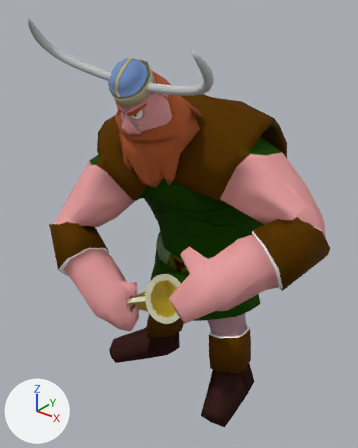
The OBJ model assets/Animacion/Vikingo/Celebracion/vikingoCelebracion_000462.obj: old version first, new version second.
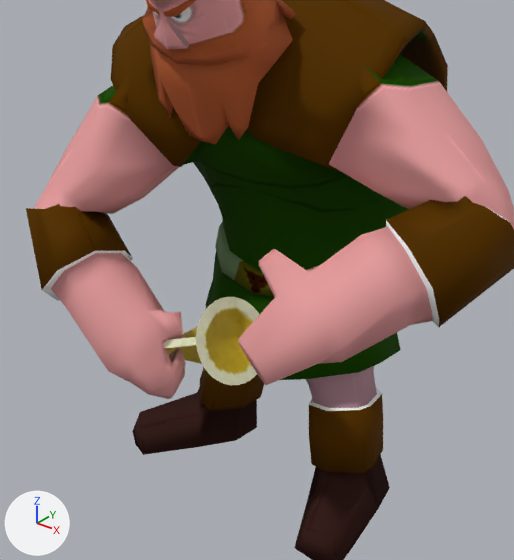
The first picture shows the older version from a 50 mm lens placed at (4.49, -5.38, 6.47), pointed at (0.09, 0.11, 3.07). The close-ups show both versions on the part from 10% to 91% of the width and 24% to 94% of the height of that picture. Arrows for +X, +Y and +Z are at lower left; the lights stay in place. Where no turn or scale is listed for an object, it has been applied to the vertices.

In view in the first close-up: 'Vilkingo_ikingoH', 'jarra_jarraH'.
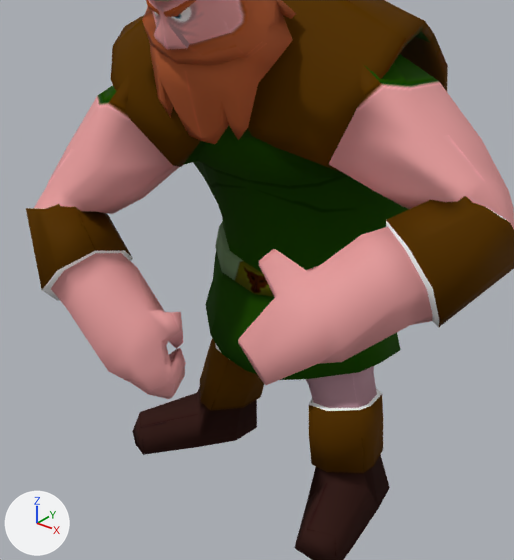
Pixel boxes (x1, y1, x2, y2) of what changed, in the close-ups (514 x 560 px):
'jarra_jarraH', deleted: before (164, 297, 260, 385)

What the commit changed:
Object 'jarra_jarraH' (ob_jarra_jarrah) is deleted.
